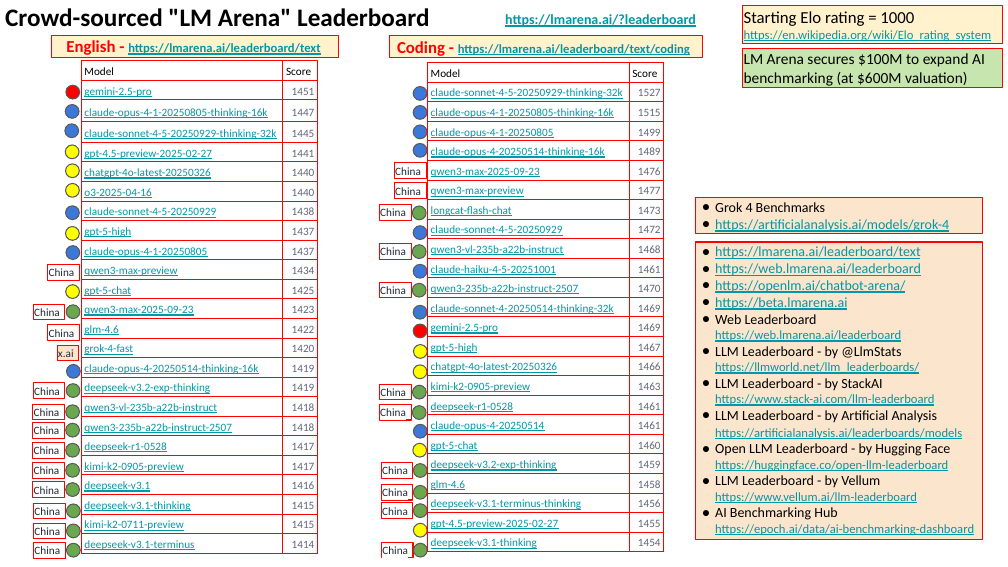
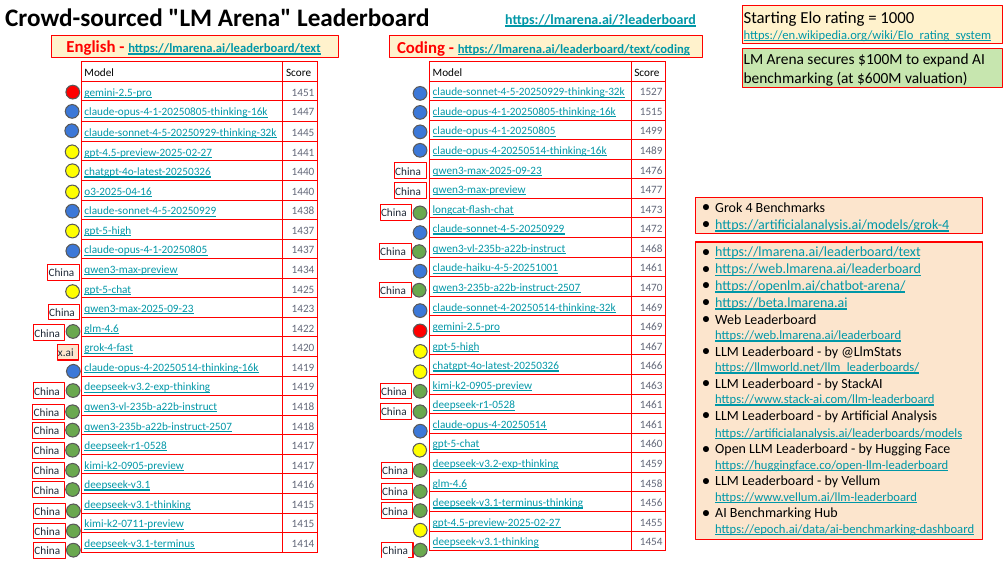
Before and after one commit to lselector/seminar, a slide deck: slide 2 of 2025/2025-10-31-AI-Updates.pptx. Drawn at 1008x567 pixels with LibreOffice and Linux fonts; fonts in the diff are those of the drawing. Boxes give left, top, right and bottom in pixels: in the first picture for what was removed or moved away, otherwise in the second. Text is boxed around its words. In the diff, an @@ line names an element or a change of style, - is before the commit and + after.

```diff
--- a/2025/2025-10-31-AI-Updates.pptx
+++ b/2025/2025-10-31-AI-Updates.pptx
@@ table at (x1=82, y1=61, x2=318, y2=553) @@
@@ fill none to #FFFFFF in 26 cells @@
@@ fill #FDFDFE to #FFFFFF in 24 cells @@
@@ table at (x1=429, y1=61, x2=665, y2=552) @@
@@ fill none to #FFFFFF in 26 cells @@
@@ fill #FDFDFE to #FFFFFF in 24 cells @@
@@ rectangle "China" moved from (x1=47, y1=325, x2=79, y2=340) to (x1=33, y1=325, x2=65, y2=340) @@
@@ rectangle "China" moved from (x1=33, y1=304, x2=65, y2=320) to (x1=48, y1=304, x2=80, y2=320) @@
@@ ellipse moved from (x1=67, y1=304, x2=81, y2=319) to (x1=67, y1=325, x2=81, y2=339) @@
```
Also in this commit, not shown: 7 other slides changed, 3 slides added, 1 slide removed.
